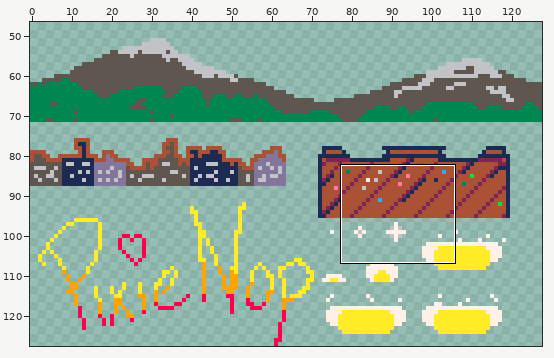
Sprite sheet -- starsmatter/gfx.png. The first picture is a wide view before the edit; the outline marks the close-up.
Close-up. The starting point:
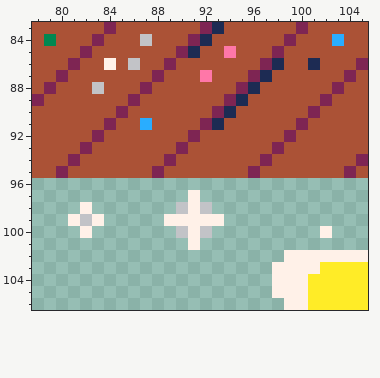
The file is 128x128 pixels. Shown: x 78..105, y 83..106. The wide view leaves out empty margins.
The same view after the edit:
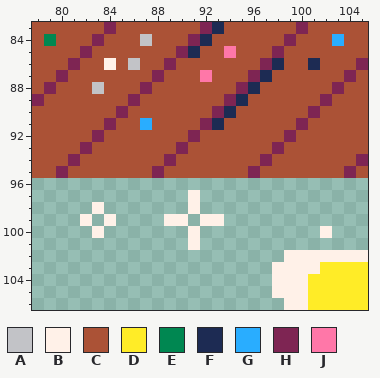
Palette (. is transparent): A #c2c3c7  B #fff1e8  C #ab5236  D #ffec27  E #008751  F #1d2b53  G #29adff  H #7e2553  J #ff77a8
What changed:
{"y":98,"x":82,"old":"B.","new":".B"}
{"y":98,"x":90,"old":"A","new":"."}
{"y":98,"x":92,"old":"A","new":"."}
{"y":99,"x":81,"old":"BAB.","new":".B.B"}
{"y":99,"x":91,"old":"B","new":"."}
{"y":100,"x":82,"old":"B.","new":".B"}
{"y":100,"x":90,"old":"A","new":"."}
{"y":100,"x":92,"old":"A","new":"."}
{"label":"changed","picture_box":[68,202,116,238]}
{"label":"erased","picture_box":[176,202,212,238]}
